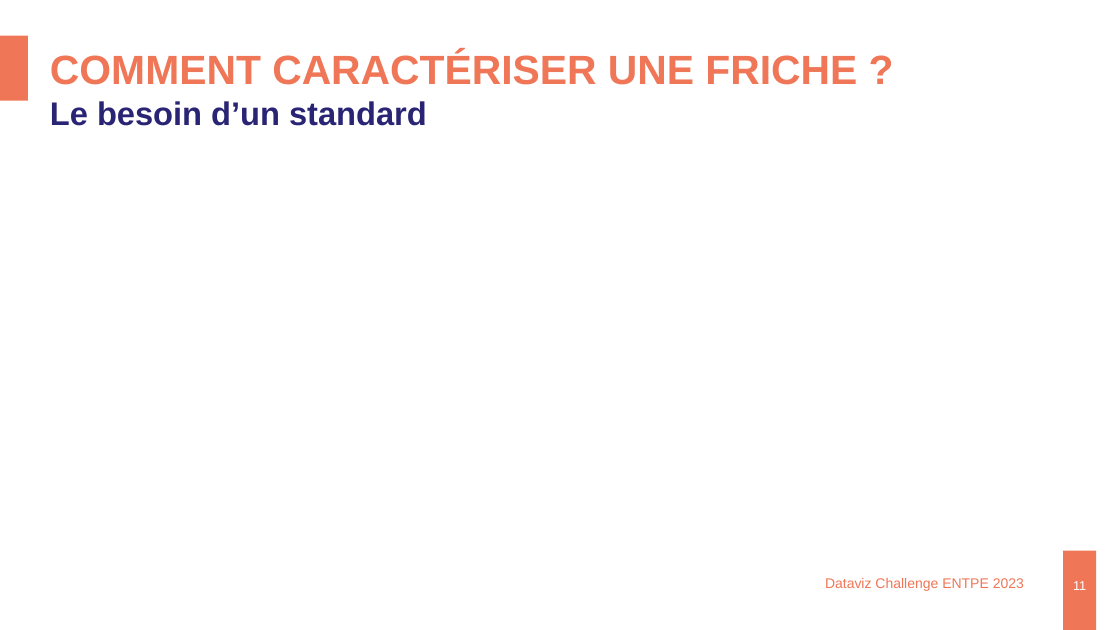
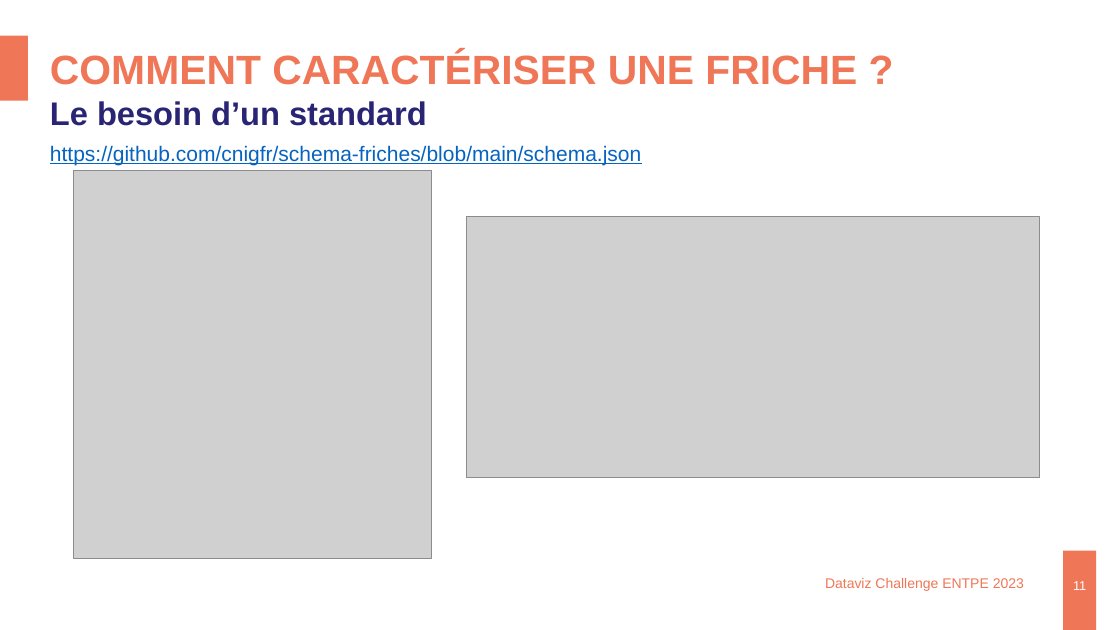
Before and after one commit to datagistips/DatavizChallenge-ENTPE, a slide deck: slide 11 of Presentations/2023_02_DataVizChallenge_Cartofriches.pptx. Drawn at 1120x630 pixels with LibreOffice and Linux fonts; fonts in the diff are those of the drawing; grey boxes stand for pictures; background and template pictures are left out. Boxes give left, top, right and bottom in pixels: in the first picture for what was removed or moved away, otherwise in the second. Text is boxed around its words. In the diff, an @@ line names an element or a change of style, - is before the commit and + after.

```diff
--- a/Presentations/2023_02_DataVizChallenge_Cartofriches.pptx
+++ b/Presentations/2023_02_DataVizChallenge_Cartofriches.pptx
@@ text added at <box>50,145,641,166</box>, 18 pt, text #0563C1, underline @@
+https://github.com/cnigfr/schema-friches/blob/main/schema.json
@@ picture added at <box>73,171,432,559</box> @@
@@ picture added at <box>466,217,1039,477</box> @@
```
Also in this commit, not shown: 5 other slides changed, 1 slide added.
